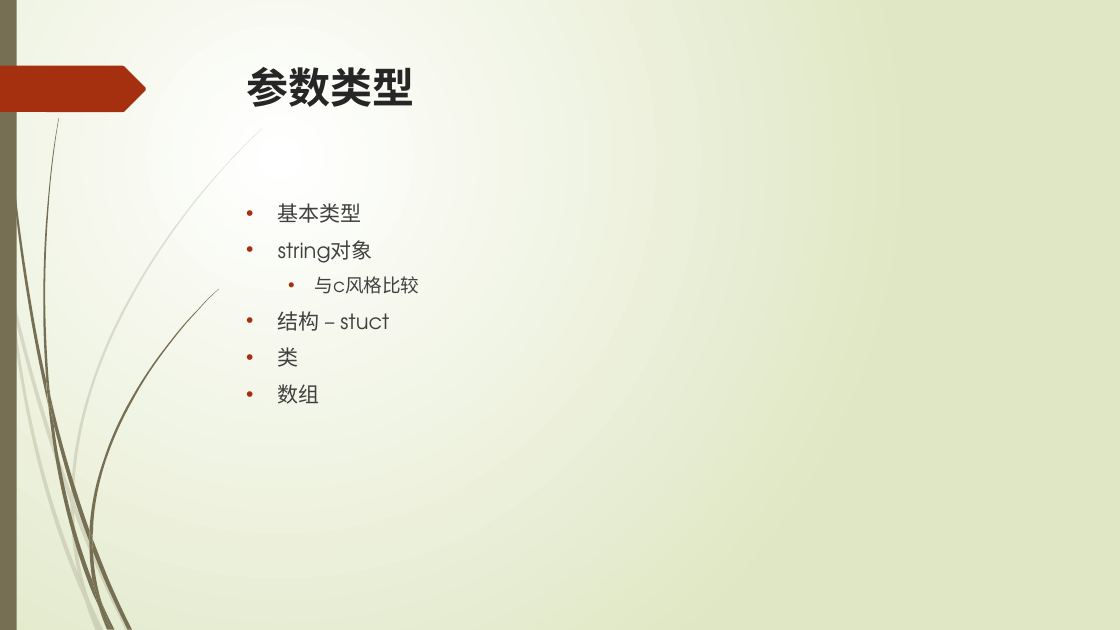
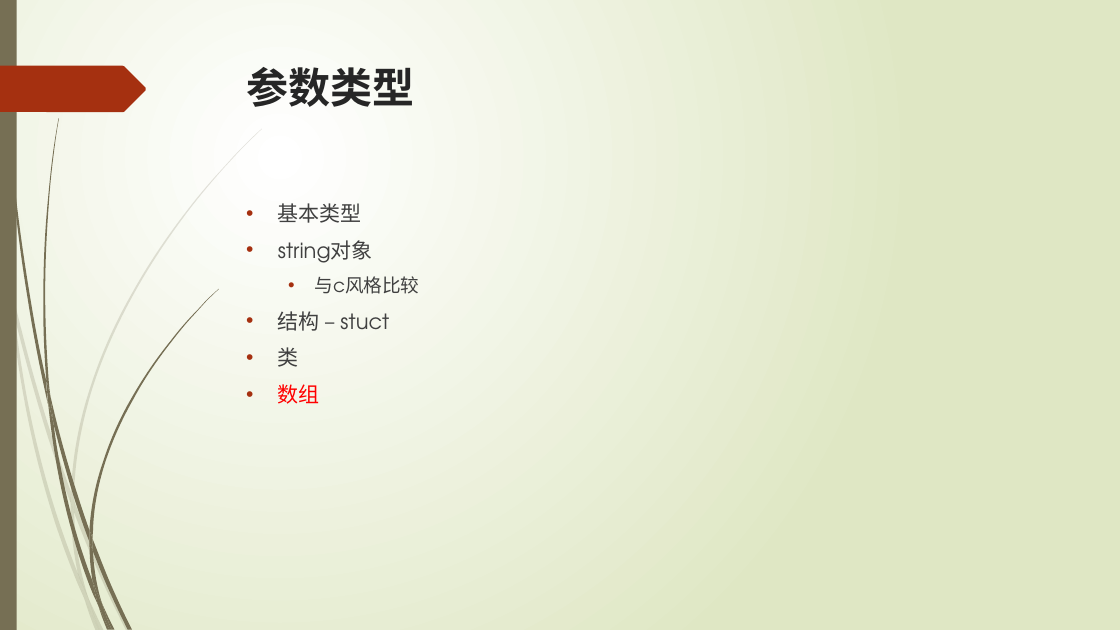
Before and after one commit to liuty2006/learn, a slide deck: slide 46 of learn_cpp/docs/C++语言培训.pptx. Drawn at 1120x630 pixels with LibreOffice and Linux fonts; fonts in the diff are those of the drawing. Boxes give left, top, right and bottom in pixels: in the first picture for what was removed or moved away, otherwise in the second. Text is boxed around its words. In the diff, an @@ line names an element or a change of style, - is before the commit and + after.

```diff
--- a/learn_cpp/docs/C++语言培训.pptx
+++ b/learn_cpp/docs/C++语言培训.pptx
@@ text at (278,384,320,404): text colour #404040 to #FF0000 in "数组" @@
```
Also in this commit, not shown: 3 other slides changed, 3 other files.
